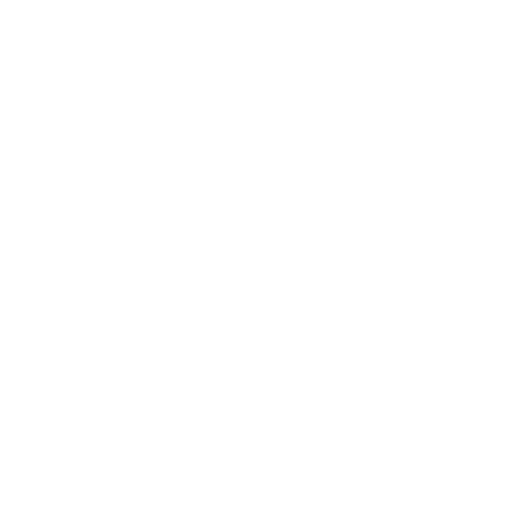
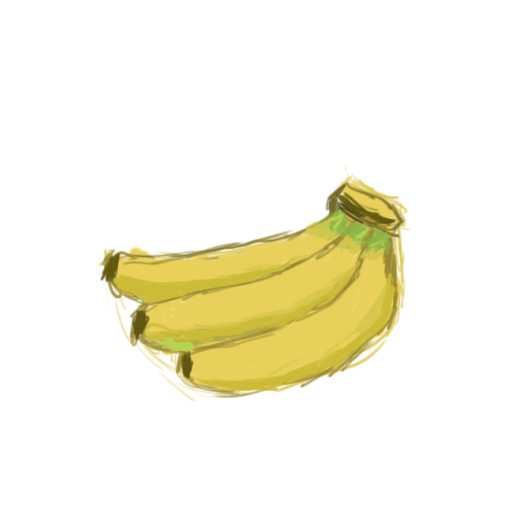
Layers edited between the first and the second 512px x 512px image:
added layer "香蕉" above "尸体" over (98, 163, 411, 403)
